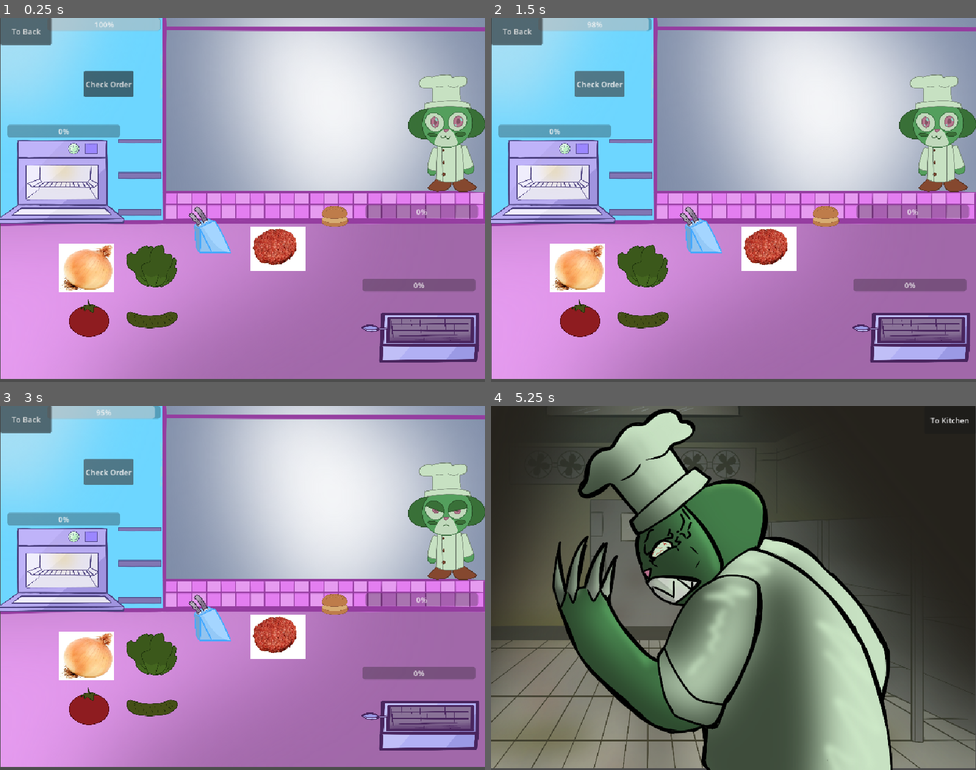
Above: before the commit, frames 1-4 (two rows, left to right).
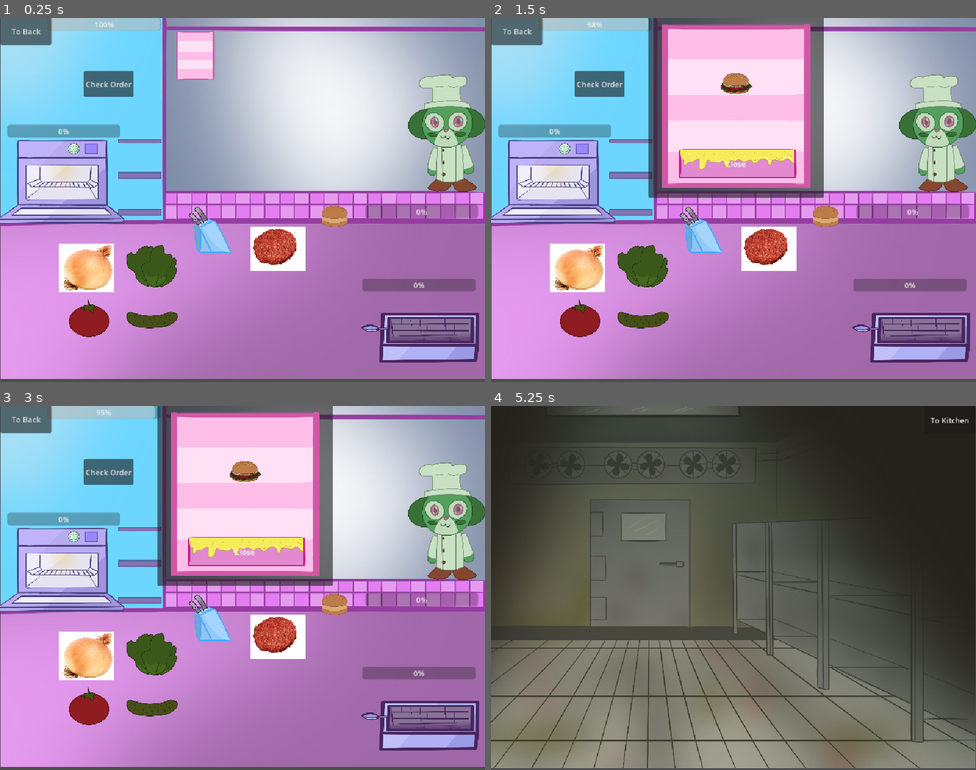
Above: after the commit, the same moments.

Repository: Loosee64/GMTK2026
Game: Godot game, scene res://Scenes/screens/main.tscn
Same seed, same stepped clock (60 frames per second), same inputs: the game is played once before the commit and once after it.
Inputs (mouse positions are in pixels of both pictures, inside the frame that each line leads up to; where the layout moved, square brackets give the same spot in the first picture):
- Up to frame 1 (0.25 s): no input
- Up to frame 2 (1.5 s): click "Check Order" at 0.5 s; click (685, 54) [597, 83] at 1.25 s
- Up to frame 3 (3 s): click "Check Order" at 2 s; click (194, 442) [106, 471] at 2.75 s
- Up to frame 4 (5.25 s): click "Check Order" at 3.5 s; click (685, 442) [597, 471] at 4.25 s; click "To Back" at 5 s

The runs differ from the first frame. In frame 1, 1.1% of the frame differs, in the area x 36-45%, y 3-17%; in frame 2, 17%; in frame 3, 18%; in frame 4, 36%, in the area x 12-83%, y 0-100%.

Commit message:
Ticket Popup

Diff:
--- /dev/null
+++ b/Assets/UI/button_long.tres
@@ -0,0 +1,7 @@
+[gd_resource type="AtlasTexture" format=3 uid="uid://5xtrqmyr8q1t"]
+
+[ext_resource type="Texture2D" uid="uid://dc82vijp0i3wi" path="res://Assets/UI/ui.png" id="1_e2aj6"]
+
+[resource]
+atlas = ExtResource("1_e2aj6")
+region = Rect2(56, 2814, 2353, 622)
--- a/Scenes/progress_bar.tscn
+++ b/Scenes/progress_bar.tscn
@@ -1,6 +1,6 @@
 [gd_scene format=3 uid="uid://b4lvl1ql1q72y"]
 
-[ext_resource type="Script" uid="uid://djurdey2ipqe8" path="res://timer_bar.gd" id="1_gsm4l"]
+[ext_resource type="Script" uid="uid://djurdey2ipqe8" path="res://Scripts/timer_bar.gd" id="1_gsm4l"]
 
 [node name="ProgressBar" type="ProgressBar" unique_id=2017483841]
 offset_right = 239.0
--- a/Scenes/screens/kitchen.tscn
+++ b/Scenes/screens/kitchen.tscn
@@ -20,6 +20,9 @@
 [ext_resource type="Texture2D" uid="uid://boopcakxh1mcv" path="res://Assets/Chef/chef_phase_2_mad.png" id="18_h6c0o"]
 [ext_resource type="Script" uid="uid://cjvmibdelmdq3" path="res://Scripts/chef_kitchen.gd" id="18_tj5w6"]
 [ext_resource type="PackedScene" uid="uid://b4lvl1ql1q72y" path="res://Scenes/progress_bar.tscn" id="20_a3tha"]
+[ext_resource type="Texture2D" uid="uid://dc7s7fax57jhj" path="res://Assets/Kitchen/misc_assets.png" id="21_gqt35"]
+[ext_resource type="Script" uid="uid://cgfcbje1ufjvp" path="res://Scripts/ticket.gd" id="22_2wvr6"]
+[ext_resource type="PackedScene" uid="uid://bikpnlmq2ium5" path="res://Scenes/ticket_popup.tscn" id="23_g8wkf"]
 
 [sub_resource type="RectangleShape2D" id="RectangleShape2D_dtglo"]
 size = Vector2(121, 120)
@@ -213,7 +216,7 @@
 text = "Check Order"
 script = ExtResource("7_344ge")
 
-[node name="TheLine" parent="." unique_id=1341072480 node_paths=PackedStringArray("timer") instance=ExtResource("8_ynf5e")]
+[node name="TheLine" parent="." unique_id=1341072480 node_paths=PackedStringArray("timer") groups=["The_Line"] instance=ExtResource("8_ynf5e")]
 position = Vector2(370, 316)
 timer = NodePath("../EndTimer")
 
@@ -374,4 +377,22 @@
 one_shot = true
 autostart = true
 
+[node name="Ticket" type="TextureButton" parent="." unique_id=412334387]
+offset_left = 361.0
+offset_top = 22.0
+offset_right = 456.0
+offset_bottom = 138.0
+texture_normal = ExtResource("21_gqt35")
+ignore_texture_size = true
+stretch_mode = 0
+script = ExtResource("22_2wvr6")
+
+[node name="TicketPopUp" parent="." unique_id=1132334488 instance=ExtResource("23_g8wkf")]
+visible = false
+offset_left = 27.0
+offset_top = -115.0
+offset_right = 27.0
+offset_bottom = -115.0
+
 [connection signal="pressed" from="CheckOrder" to="CheckOrder" method="_on_pressed"]
+[connection signal="pressed" from="Ticket" to="Ticket" method="_on_pressed"]
--- /dev/null
+++ b/Scenes/ticket_popup.tscn
@@ -0,0 +1,126 @@
+[gd_scene format=3 uid="uid://bikpnlmq2ium5"]
+
+[ext_resource type="Script" uid="uid://di121toyeg4i2" path="res://Scripts/ticket_popup.gd" id="1_bui86"]
+[ext_resource type="Texture2D" uid="uid://dc7s7fax57jhj" path="res://Assets/Kitchen/misc_assets.png" id="2_j3caa"]
+[ext_resource type="Texture2D" uid="uid://wtiupnovd537" path="res://Assets/Burger/BunBottom.png" id="3_iq6ha"]
+[ext_resource type="Texture2D" uid="uid://5xtrqmyr8q1t" path="res://Assets/UI/button_long.tres" id="3_rv0ic"]
+[ext_resource type="Texture2D" uid="uid://w8i2kuui580e" path="res://Assets/Burger/LettuceCut.png" id="4_h3ud8"]
+[ext_resource type="Texture2D" uid="uid://cxcv6c8k6drjd" path="res://Assets/Burger/PattyCooked.png" id="5_n2ay0"]
+[ext_resource type="Texture2D" uid="uid://dtn4f484oamj3" path="res://Assets/Burger/TomatoCut.png" id="6_nkr2a"]
+[ext_resource type="Texture2D" uid="uid://ngekbb1ds7sp" path="res://Assets/Burger/OnionCut.png" id="7_bfuny"]
+[ext_resource type="Texture2D" uid="uid://dkbl3jitwwt1b" path="res://Assets/Burger/PickleCut.png" id="8_i2fnl"]
+[ext_resource type="Texture2D" uid="uid://vs31rf6uwjwv" path="res://Assets/Burger/BunTop.png" id="9_0u4s7"]
+
+[node name="Control" type="Control" unique_id=1132334488]
+layout_mode = 3
+anchors_preset = 15
+anchor_right = 1.0
+anchor_bottom = 1.0
+grow_horizontal = 2
+grow_vertical = 2
+script = ExtResource("1_bui86")
+
+[node name="Panel" type="Panel" parent="." unique_id=289001941]
+layout_mode = 0
+offset_left = 304.0
+offset_top = 111.0
+offset_right = 675.0
+offset_bottom = 495.0
+
+[node name="TextureRect" type="TextureRect" parent="Panel" unique_id=1423889043]
+layout_mode = 1
+anchors_preset = 15
+anchor_right = 1.0
+anchor_bottom = 1.0
+offset_left = -12.0
+offset_top = -2.0
+offset_right = -12.0
+offset_bottom = -2.0
+grow_horizontal = 2
+grow_vertical = 2
+texture = ExtResource("2_j3caa")
+expand_mode = 1
+
+[node name="Node" type="Node2D" parent="Panel/TextureRect" unique_id=969555916]
+position = Vector2(200, 163)
+
+[node name="Bottom" type="TextureRect" parent="Panel/TextureRect/Node" unique_id=1751763101]
+offset_left = -63.0
+offset_top = -55.0
+offset_right = 57.0
+offset_bottom = 48.0
+texture = ExtResource("3_iq6ha")
+expand_mode = 1
+
+[node name="Lettuce" type="TextureRect" parent="Panel/TextureRect/Node" unique_id=693416515]
+visible = false
+offset_left = -63.0
+offset_top = -54.0
+offset_right = 57.0
+offset_bottom = 47.0
+texture = ExtResource("4_h3ud8")
+expand_mode = 1
+
+[node name="Meat" type="TextureRect" parent="Panel/TextureRect/Node" unique_id=919292700]
+visible = false
+offset_left = -63.0
+offset_top = -54.0
+offset_right = 57.0
+offset_bottom = 47.0
+texture = ExtResource("5_n2ay0")
+expand_mode = 1
+
+[node name="Tomato" type="TextureRect" parent="Panel/TextureRect/Node" unique_id=507987655]
+visible = false
+offset_left = -63.0
+offset_top = -54.0
+offset_right = 57.0
+offset_bottom = 47.0
+texture = ExtResource("6_nkr2a")
+expand_mode = 1
+
+[node name="Onion" type="TextureRect" parent="Panel/TextureRect/Node" unique_id=439632311]
+visible = false
+offset_left = -63.0
+offset_top = -54.0
+offset_right = 57.0
+offset_bottom = 47.0
+texture = ExtResource("7_bfuny")
+expand_mode = 1
+
+[node name="Pickle" type="TextureRect" parent="Panel/TextureRect/Node" unique_id=1609260442]
+visible = false
+offset_left = -63.0
+offset_top = -54.0
+offset_right = 57.0
+offset_bottom = 47.0
+texture = ExtResource("8_i2fnl")
+expand_mode = 1
+
+[node name="Top" type="TextureRect" parent="Panel/TextureRect/Node" unique_id=710692632]
+offset_left = -63.0
+offset_top = -54.0
+offset_right = 57.0
+offset_bottom = 47.0
+texture = ExtResource("9_0u4s7")
+expand_mode = 1
+
+[node name="TextureButton" type="TextureButton" parent="Panel" unique_id=714560368]
+layout_mode = 0
+offset_left = 64.0
+offset_top = 282.0
+offset_right = 313.0
+offset_bottom = 342.0
+texture_normal = ExtResource("3_rv0ic")
+ignore_texture_size = true
+stretch_mode = 0
+
+[node name="Label" type="Label" parent="Panel/TextureButton" unique_id=686774020]
+layout_mode = 0
+offset_left = 100.0
+offset_top = 19.0
+offset_right = 188.0
+offset_bottom = 66.0
+text = "Close"
+
+[connection signal="pressed" from="Panel/TextureButton" to="." method="_on_texture_button_pressed"]
--- a/Scripts/the_line.gd
+++ b/Scripts/the_line.gd
@@ -13,6 +13,9 @@
 	current_order.set("lettuce",1)
 	current_order.set("pickle",1)
 	current_order.set("meat",1)
+	current_order.set("onion",1)
+	current_order.set("tomato",1)
+
 
 func check_order() -> bool:
 	if current_plate == current_order:
@@ -27,6 +30,8 @@
 		print("no")
 		Globals.mistake.emit(10)
 
+func get_current_order():
+	return current_order
 
 func _on_placeable_space_area_entered(area: Area2D) -> void:
 	if area.is_in_group("Burger"):
--- /dev/null
+++ b/Scripts/ticket.gd
@@ -0,0 +1,7 @@
+extends TextureButton
+
+@onready var ticket_pop_up: Control = $"../TicketPopUp"
+
+func _on_pressed() -> void:
+	ticket_pop_up.visible = true
+	ticket_pop_up.popup()
--- /dev/null
+++ b/Scripts/ticket_popup.gd
@@ -0,0 +1,36 @@
+extends Control
+
+var current_order = {}
+var line_ref
+
+@onready var lettuce: TextureRect = $Panel/TextureRect/Node/Lettuce
+@onready var meat: TextureRect = $Panel/TextureRect/Node/Meat
+@onready var tomato: TextureRect = $Panel/TextureRect/Node/Tomato
+@onready var onion: TextureRect = $Panel/TextureRect/Node/Onion
+@onready var pickle: TextureRect = $Panel/TextureRect/Node/Pickle
+
+func _ready() -> void:
+	var all_children = get_parent().get_children()
+	for child in all_children:
+		if child.is_in_group("The_Line"):
+			line_ref = child
+			break
+
+func _on_texture_button_pressed() -> void:
+	visible = false
+
+func popup():
+	if line_ref != null:
+		current_order = line_ref.get_current_order()
+
+	if current_order != {}:
+		if current_order.get("lettuce") == 1:
+			lettuce.visible = true
+		if current_order.get("meat") == 1:
+			meat.visible = true
+		if current_order.get("tomato") == 1:
+			tomato.visible = true
+		if current_order.get("onion") == 1:
+			onion.visible = true
+		if current_order.get("pickle") == 1:
+			pickle.visible = true
Binary file added: Assets/Kitchen/misc_assets.png
Not shown, added: Assets/Kitchen/misc_assets.png.import
Binary file added: Assets/UI/ui.png
Not shown, added: Assets/UI/ui.png.import
Not shown, added: Scripts/ticket.gd.uid
Not shown, added: Scripts/ticket_popup.gd.uid
Renamed: timer_bar.gd -> Scripts/timer_bar.gd
Renamed: timer_bar.gd.uid -> Scripts/timer_bar.gd.uid
